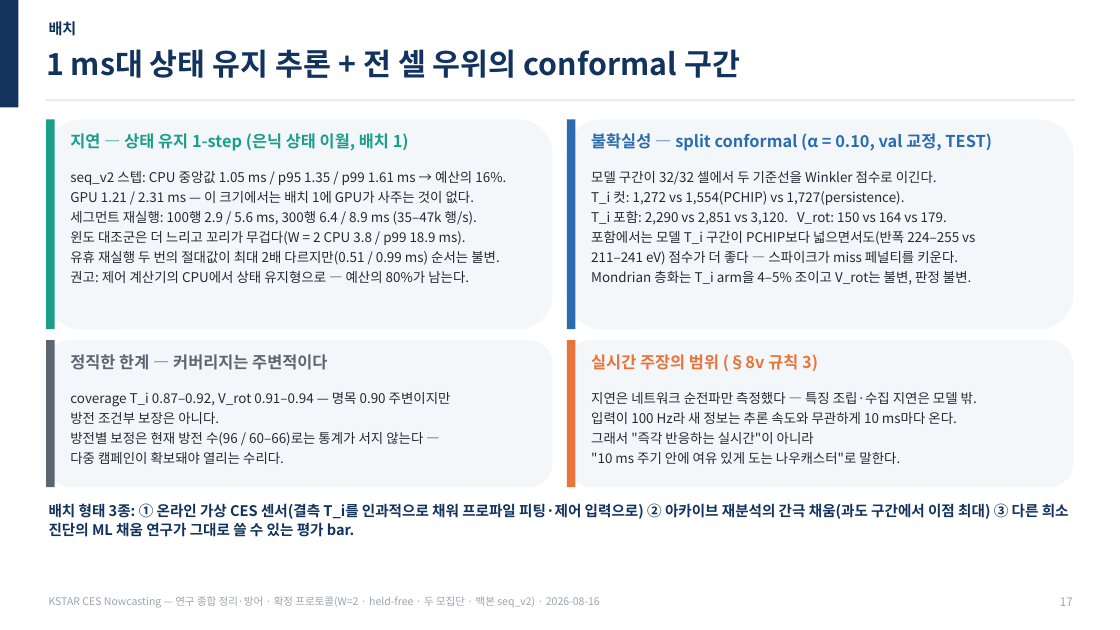
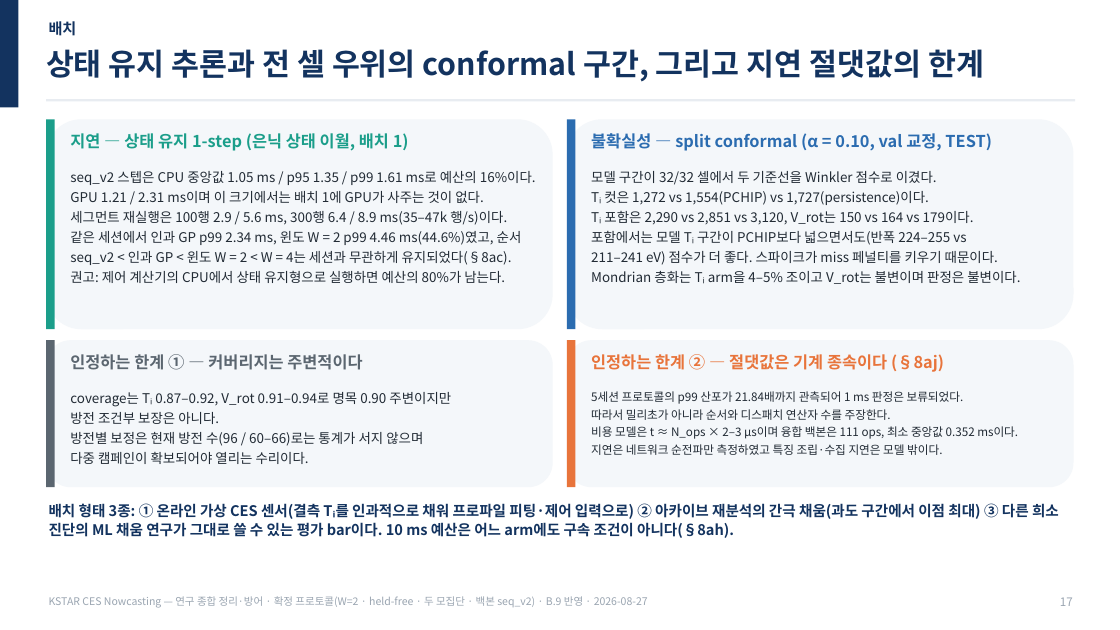
Before and after one commit to iseungsang01/ml-intern-revision, a slide deck: slide 17 of docs/presentation/KSTAR_CES_종합방어.pptx. Drawn at 1120x630 pixels with LibreOffice and Linux fonts; fonts in the diff are those of the drawing. Boxes give left, top, right and bottom in pixels: in the first picture for what was removed or moved away, otherwise in the second. Text is boxed around its words. In the diff, an @@ line names an element or a change of style, - is before the commit and + after.

```diff
--- a/docs/presentation/KSTAR_CES_종합방어.pptx
+++ b/docs/presentation/KSTAR_CES_종합방어.pptx
@@ text at (x1=46, y1=49, x2=984, y2=82): text changed @@
-1 ms대 상태 유지 추론 + 전 셀 우위의 conformal 구간
+상태 유지 추론과 전 셀 우위의 conformal 구간, 그리고 지연 절댓값의 한계
@@ text at (x1=70, y1=171, x2=536, y2=283): text changed @@
-seq_v2 스텝: CPU 중앙값 1.05 ms / p95 1.35 / p99 1.61 ms → 예산의 16%.
-GPU 1.21 / 2.31 ms — 이 크기에서는 배치 1에 GPU가 사주는 것이 없다.
-세그먼트 재실행: 100행 2.9 / 5.6 ms, 300행 6.4 / 8.9 ms (35–47k 행/s).
-윈도 대조군은 더 느리고 꼬리가 무겁다(W = 2 CPU 3.8 / p99 18.9 ms).
-유휴 재실행 두 번의 절대값이 최대 2배 다르지만(0.51 / 0.99 ms) 순서는 불변.
-권고: 제어 계산기의 CPU에서 상태 유지형으로 — 예산의 80%가 남는다.
+seq_v2 스텝은 CPU 중앙값 1.05 ms / p95 1.35 / p99 1.61 ms로 예산의 16%이다.
+GPU 1.21 / 2.31 ms이며 이 크기에서는 배치 1에 GPU가 사주는 것이 없다.
+세그먼트 재실행은 100행 2.9 / 5.6 ms, 300행 6.4 / 8.9 ms(35–47k 행/s)이다.
+같은 세션에서 인과 GP p99 2.34 ms, 윈도 W = 2 p99 4.46 ms(44.6%)였고, 순서
+seq_v2 < 인과 GP < 윈도 W = 2 < W = 4는 세션과 무관하게 유지되었다(§8ac).
+권고: 제어 계산기의 CPU에서 상태 유지형으로 실행하면 예산의 80%가 남는다.
@@ text at (x1=591, y1=171, x2=1020, y2=284): text changed @@
-모델 구간이 32/32 셀에서 두 기준선을 Winkler 점수로 이긴다.
-T_i 컷: 1,272 vs 1,554(PCHIP) vs 1,727(persistence).
-T_i 포함: 2,290 vs 2,851 vs 3,120. V_rot: 150 vs 164 vs 179.
-포함에서는 모델 T_i 구간이 PCHIP보다 넓으면서도(반폭 224–255 vs
-211–241 eV) 점수가 더 좋다 — 스파이크가 miss 페널티를 키운다.
-Mondrian 층화는 T_i arm을 4–5% 조이고 V_rot는 불변, 판정 불변.
+모델 구간이 32/32 셀에서 두 기준선을 Winkler 점수로 이겼다.
+Tᵢ 컷은 1,272 vs 1,554(PCHIP) vs 1,727(persistence)이다.
+Tᵢ 포함은 2,290 vs 2,851 vs 3,120, V_rot는 150 vs 164 vs 179이다.
+포함에서는 모델 Tᵢ 구간이 PCHIP보다 넓으면서도(반폭 224–255 vs
+211–241 eV) 점수가 더 좋다. 스파이크가 miss 페널티를 키우기 때문이다.
+Mondrian 층화는 Tᵢ arm을 4–5% 조이고 V_rot는 불변이며 판정은 불변이다.
@@ text at (x1=70, y1=354, x2=362, y2=370): text changed @@
-정직한 한계 — 커버리지는 주변적이다
+인정하는 한계 ① — 커버리지는 주변적이다
@@ text at (x1=591, y1=354, x2=944, y2=372): text changed @@
-실시간 주장의 범위 (§8v 규칙 3)
+인정하는 한계 ② — 절댓값은 기계 종속이다 (§8aj)
@@ text at (x1=70, y1=392, x2=451, y2=407): text changed @@
-coverage T_i 0.87–0.92, V_rot 0.91–0.94 — 명목 0.90 주변이지만
+coverage는 Tᵢ 0.87–0.92, V_rot 0.91–0.94로 명목 0.90 주변이지만
@@ text at (x1=591, y1=391, x2=1018, y2=455): text changed; size 11.5 to 10 pt @@
-지연은 네트워크 순전파만 측정했다 — 특징 조립·수집 지연은 모델 밖.
-입력이 100 Hz라 새 정보는 추론 속도와 무관하게 10 ms마다 온다.
-그래서 "즉각 반응하는 실시간"이 아니라
-"10 ms 주기 안에 여유 있게 도는 나우캐스터"로 말한다.
+5세션 프로토콜의 p99 산포가 21.84배까지 관측되어 1 ms 판정은 보류되었다.
+따라서 밀리초가 아니라 순서와 디스패치 연산자 수를 주장한다.
+비용 모델은 t ≈ N_ops × 2–3 µs이며 융합 백본은 111 ops, 최소 중앙값 0.352 ms이다.
+지연은 네트워크 순전파만 측정하였고 특징 조립·수집 지연은 모델 밖이다.
@@ text at (x1=70, y1=432, x2=423, y2=464): text changed @@
-방전별 보정은 현재 방전 수(96 / 60–66)로는 통계가 서지 않는다 —
-다중 캠페인이 확보돼야 열리는 수리다.
+방전별 보정은 현재 방전 수(96 / 60–66)로는 통계가 서지 않으며
+다중 캠페인이 확보되어야 열리는 수리이다.
@@ text at (x1=49, y1=503, x2=1059, y2=539): text changed @@
-배치 형태 3종: ① 온라인 가상 CES 센서(결측 T_i를 인과적으로 채워 프로파일 피팅·제어 입력으로) ② 아카이브 재분석의 간극 채움(과도 구간에서 이점 최대) ③ 다른 희소 진단의 ML 채움 연구가 그대로 쓸 수 있는 평가 bar.
+배치 형태 3종: ① 온라인 가상 CES 센서(결측 Tᵢ를 인과적으로 채워 프로파일 피팅·제어 입력으로) ② 아카이브 재분석의 간극 채움(과도 구간에서 이점 최대) ③ 다른 희소 진단의 ML 채움 연구가 그대로 쓸 수 있는 평가 bar이다. 10 ms 예산은 어느 arm에도 구속 조건이 아니다(§8ah).
@@ text at (x1=49, y1=596, x2=648, y2=608): text changed @@
-KSTAR CES Nowcasting — 연구 종합 정리·방어 · 확정 프로토콜(W=2 · held-free · 두 모집단 · 백본 seq_v2) · 2026-08-16
+KSTAR CES Nowcasting — 연구 종합 정리·방어 · 확정 프로토콜(W=2 · held-free · 두 모집단 · 백본 seq_v2) · B.9 반영 · 2026-08-27
```
Also in this commit, not shown: 21 other slides changed, 3 slides added, 4 other files.
